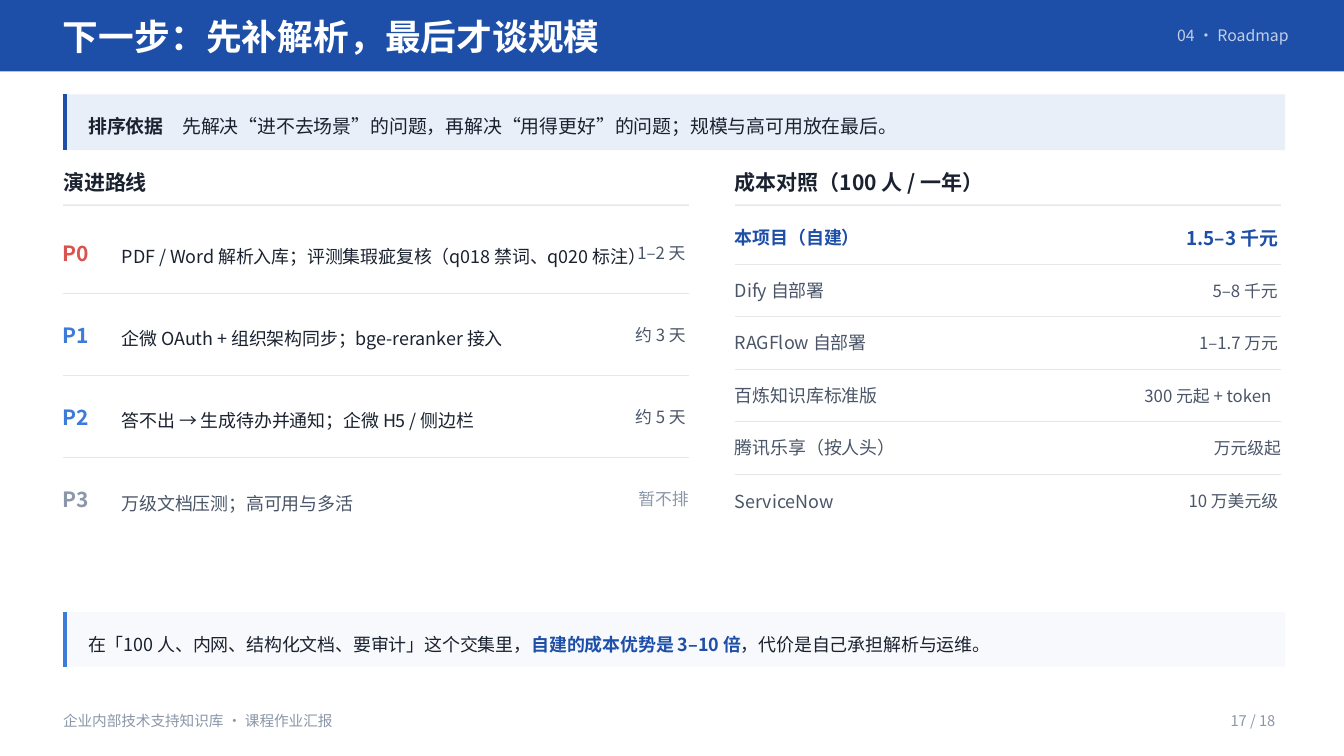
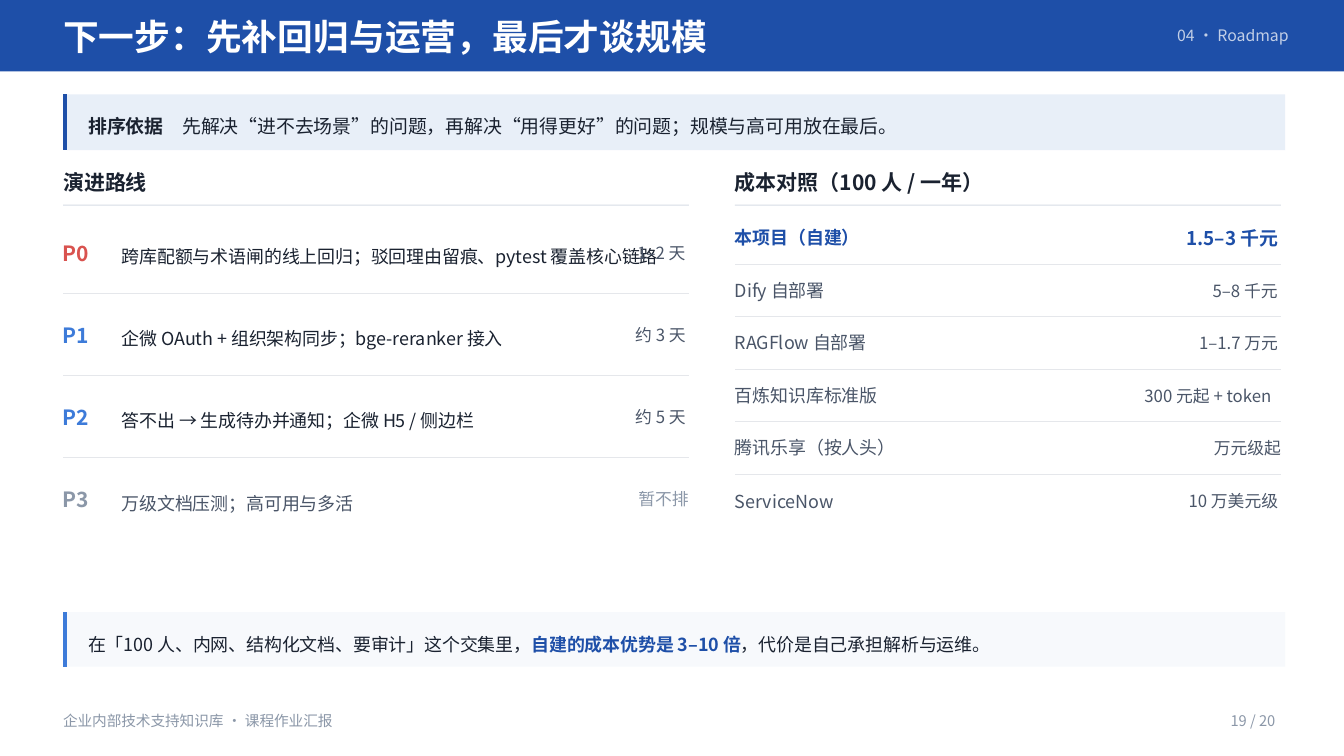
Before and after one commit to NanMuXPY/chenxuanlin-rag-kb, a slide deck: slide 19 of docs/汇报PPT/汇报PPT.pptx (slide 17 before the commit). Drawn at 1344x756 pixels with LibreOffice and Linux fonts; fonts in the diff are those of the drawing. Boxes give left, top, right and bottom in pixels: in the first picture for what was removed or moved away, otherwise in the second. Text is boxed around its words. In the diff, an @@ line names an element or a change of style, - is before the commit and + after.

Commit message:
docs(汇报PPT): 更新到 v3.2——补治理后台与门户/接口面板两页，修正过期数字（拒答 100%、版本号、下一步 P0），全 deck 18→20 页

```diff
--- a/docs/汇报PPT/汇报PPT.pptx
+++ b/docs/汇报PPT/汇报PPT.pptx
@@ text at bbox=[63, 19, 707, 55]: text changed @@
-下一步：先补解析，最后才谈规模
+下一步：先补回归与运营，最后才谈规模
@@ text at bbox=[122, 246, 658, 267]: text changed @@
-PDF / Word 解析入库；评测集瑕疵复核（q018 禁词、q020 标注）
+跨库配额与术语闸的线上回归；驳回理由留痕、pytest 覆盖核心链路
@@ text at bbox=[1231, 715, 1275, 726]: text changed @@
-17 / 18
+19 / 20
```
Also in this commit, not shown: 10 other slides changed, 2 slides added, 20 other files.
